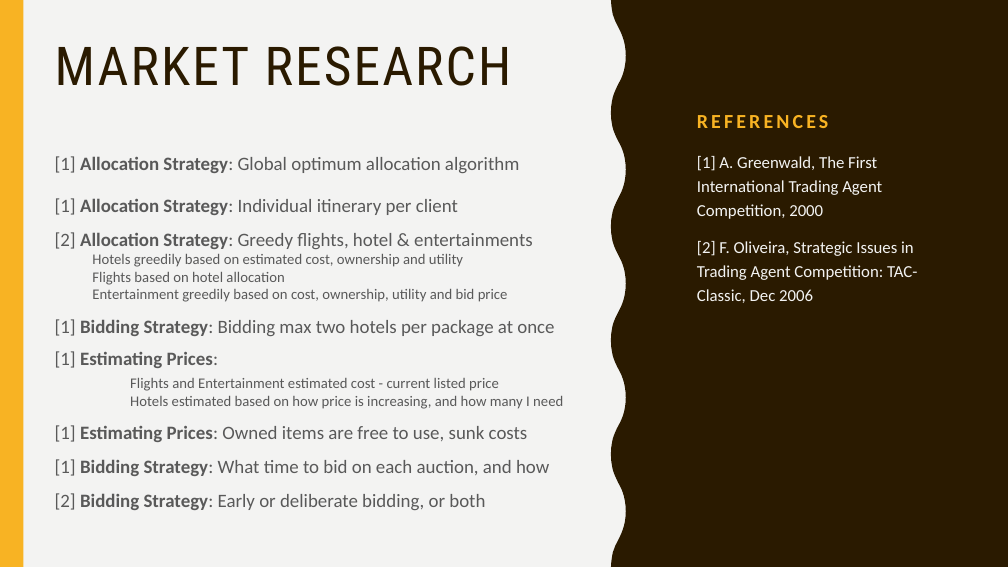
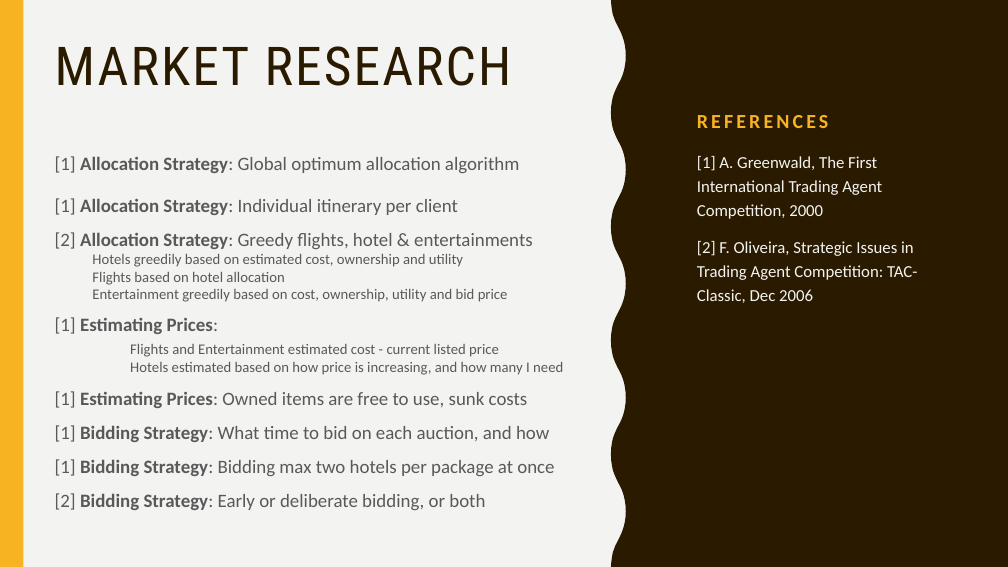
Before and after one commit to Jamiewarb/IntAgents, a slide deck: slide 5 of VivaSlides.pptx. Drawn at 1008x567 pixels with LibreOffice and Linux fonts; fonts in the diff are those of the drawing. Boxes give left, top, right and bottom in pixels: in the first picture for what was removed or moved away, otherwise in the second. Text is boxed around its words. In the diff, an @@ line names an element or a change of style, - is before the commit and + after.

```diff
--- a/VivaSlides.pptx
+++ b/VivaSlides.pptx
@@ text at (55, 319, 554, 336): paragraph removed @@
-[1] Bidding Strategy: Bidding max two hotels per package at once
@@ text at (55, 459, 554, 476): paragraph added @@
+[1] Bidding Strategy: Bidding max two hotels per package at once
```
Also in this commit, not shown: 4 other slides changed, 6 slides added.
